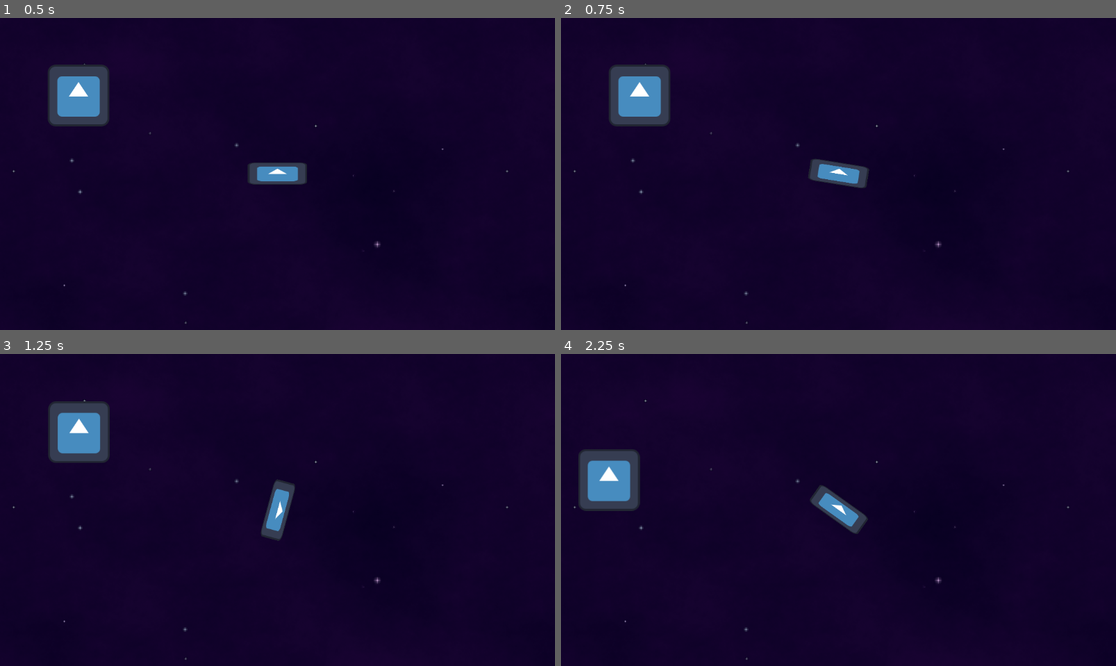
Above: before the commit, frames 1-4 (two rows, left to right).
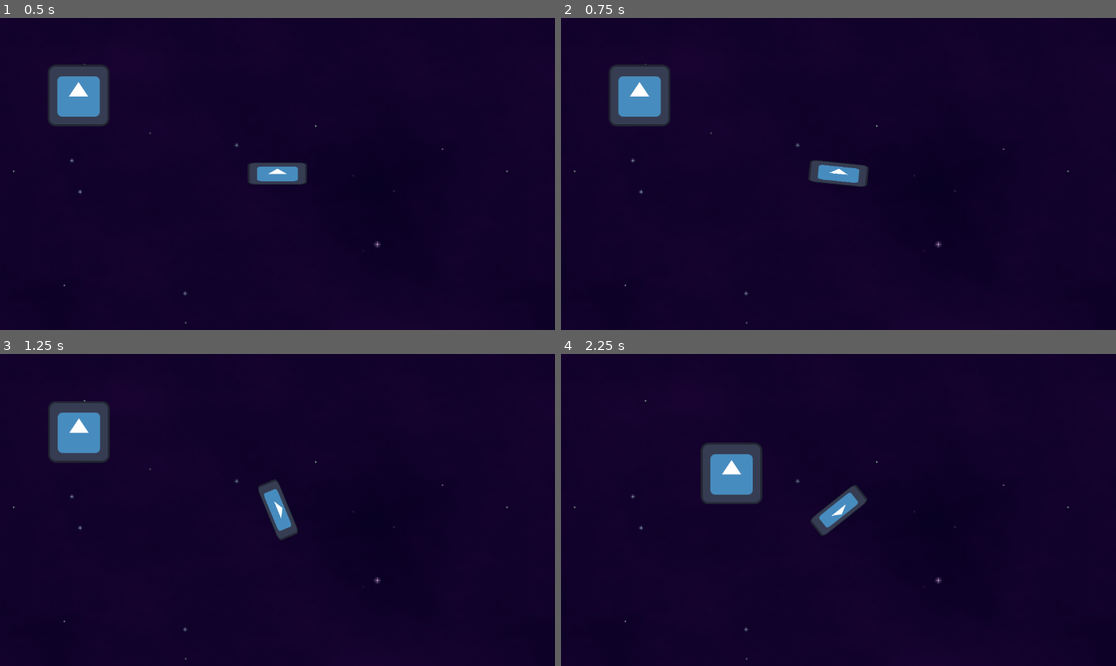
Above: after the commit, the same moments.

Repository: Shlok-Bhakta/UnlimitedLimitedSpace
Game: Godot game, scene res://node_2d.tscn
The game is run twice, just before and just after one commit, with the same random seed, the same clock (stepped at 60 frames per second) and the same inputs. The engine's default icon, where the game draws it, is replaced by a stand-in: a white triangle on a blue panel in a dark square.
Inputs:
- Up to frame 1 (0.5 s): no input
- Up to frame 2 (0.75 s): tap Enter at 0.5 s; hold D (rotate_right) from 0.53 s (still down)
- Up to frame 3 (1.25 s): keep holding D (rotate_right)
- Up to frame 4 (2.25 s): release D (rotate_right) at 1.28 s; hold S (backward) 1.28-2.03 s; hold D (rotate_right) from 2.03 s (still down)

Frame 1 is identical in both runs. In frame 2, 0.1% of the frame differs, in the area x 44-56%, y 45-55%; in frame 3, 0.9%; in frame 4, 5.4%, in the area x 3-56%, y 28-59%.

Commit message:
Update ship.gd
better ship movements

Diff:
--- a/assets/ship/ship.gd
+++ b/assets/ship/ship.gd
@@ -3,8 +3,8 @@
 @export var move_acceleration: float = 600.0      # Movement force
 @export var max_speed: float = 400.0              # Maximum linear speed
 @export var friction: float = 64.0                # Higher = more slippery
-@export var rotation_acceleration: float = 450.0  # Angular acceleration (deg/s^2)
-@export var max_angular_speed: float = 300.0      # Maximum angular speed (deg/s)
+@export var rotation_acceleration: float = 300.0  # Angular acceleration (deg/s^2)
+@export var max_angular_speed: float = 250.0      # Maximum angular speed (deg/s)
 @export var rotation_friction: float = 32.0        # Higher = more slippery (rotational)
 
 var velocity: Vector2 = Vector2.ZERO
@@ -27,9 +27,12 @@
 	var direction = Vector2.UP.rotated(rotation)
 	if Input.is_action_pressed("forward"):
 		thrust += direction * move_acceleration
+		if not (Input.is_action_pressed("rotate_left") or Input.is_action_pressed("rotate_right")):
+			angular_velocity *= 0.95
 	if Input.is_action_pressed("backward"):
 		thrust -= direction * move_acceleration
-
+		if not (Input.is_action_pressed("rotate_left") or Input.is_action_pressed("rotate_right")):
+			angular_velocity *= 0.95
 	velocity += thrust * delta
 	if velocity.length() > max_speed:
 		velocity = velocity.normalized() * max_speed
